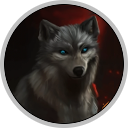
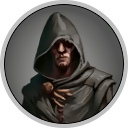
Comparing the layer stacks of the two 128x128 images. Changes:
added layer "assassin" above "bandit" over bbox(4, 4, 124, 124)
added layer "bandit" above "bandit #1" over bbox(4, 4, 124, 124)
hid "alpha wolf", painted on it over bbox(4, 4, 124, 124)
